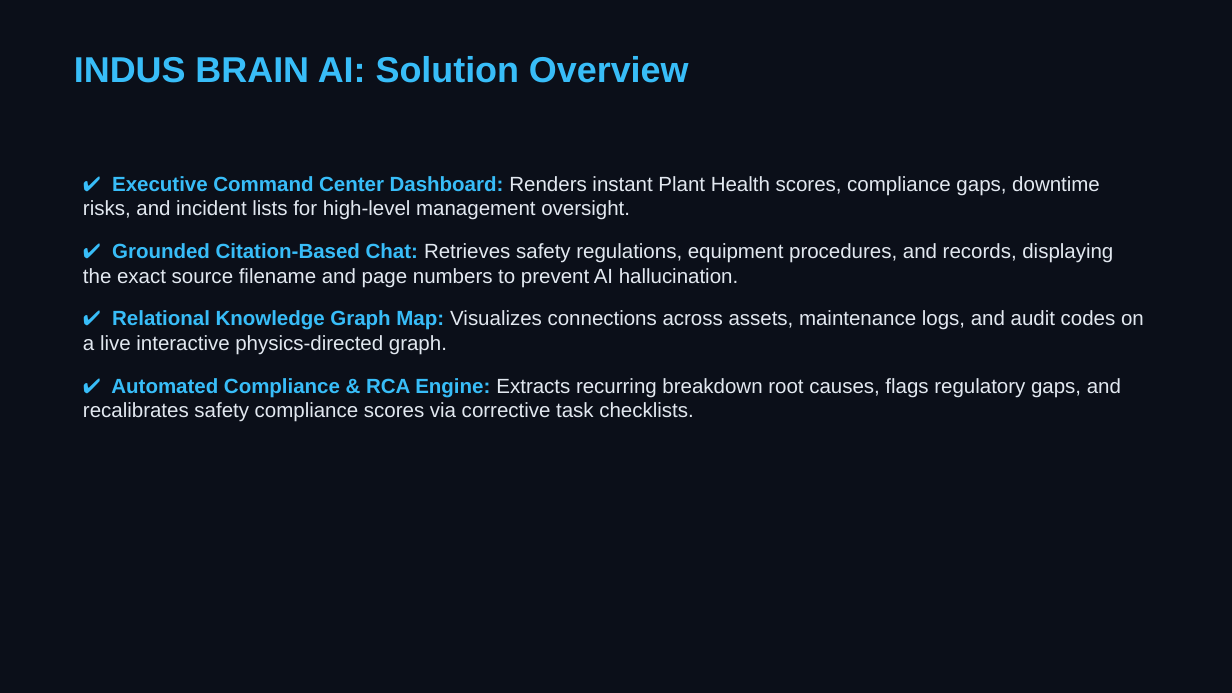
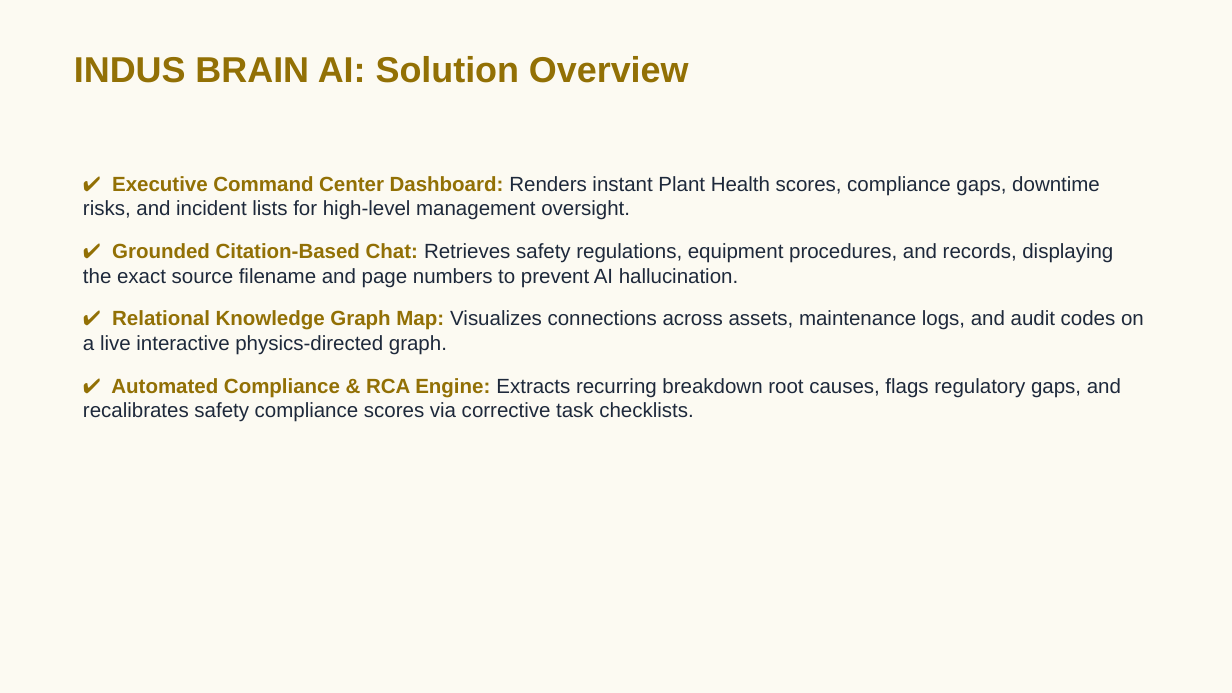
Before and after one commit to NITESH100LANKI/INDUS-BRAIN-AI, a slide deck: slide 4 of deliverables/INDUS_BRAIN_AI_Final_Pitch.pptx. Drawn at 1232x693 pixels with LibreOffice and Linux fonts; fonts in the diff are those of the drawing. Boxes give left, top, right and bottom in pixels: in the first picture for what was removed or moved away, otherwise in the second. Text is boxed around its words. In the diff, an @@ line names an element or a change of style, - is before the commit and + after.

Commit message:
style: change presentation slides background theme to light cream and gold

```diff
--- a/deliverables/INDUS_BRAIN_AI_Final_Pitch.pptx
+++ b/deliverables/INDUS_BRAIN_AI_Final_Pitch.pptx
@@ rectangle at (x1=0, y1=0, x2=1232, y2=693): fill #0B0F19 to #FCFAF2 @@
@@ text "INDUS BRAIN AI: Solution Overview" at (x1=74, y1=56, x2=689, y2=83): text colour #38BDF8 to #927005 @@
@@ text "✔ Executive Command Center Dashboard: ..." at (x1=83, y1=176, x2=1144, y2=422): text colour #38BDF8 to #927005 in "✔ Executive Command Center Dashboard:", "✔ Grounded Citation-Based Chat:", "✔ Relational Knowledge Graph Map:", "✔ Automated Compliance & RCA Engine:"; text colour #E2E8F0 to #1E293B in "Renders instant Plant Health scores, compliance gaps, ...", "Retrieves safety regulations, equipment procedures, and reco ...", "Visualizes connections across assets, maintenance logs, and ...", "Extracts recurring breakdown root causes, flags regulatory ..." @@
```
Also in this commit, not shown: 15 other slides changed, 1 other file.
